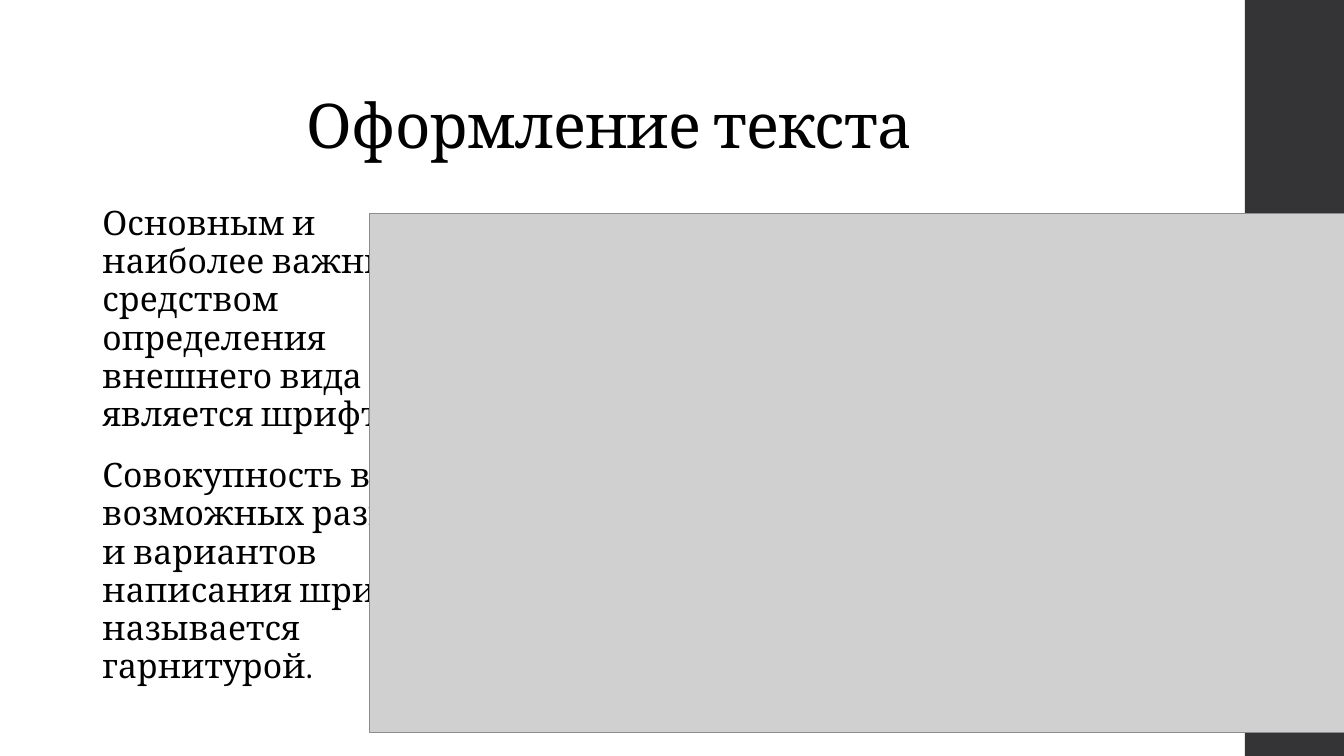
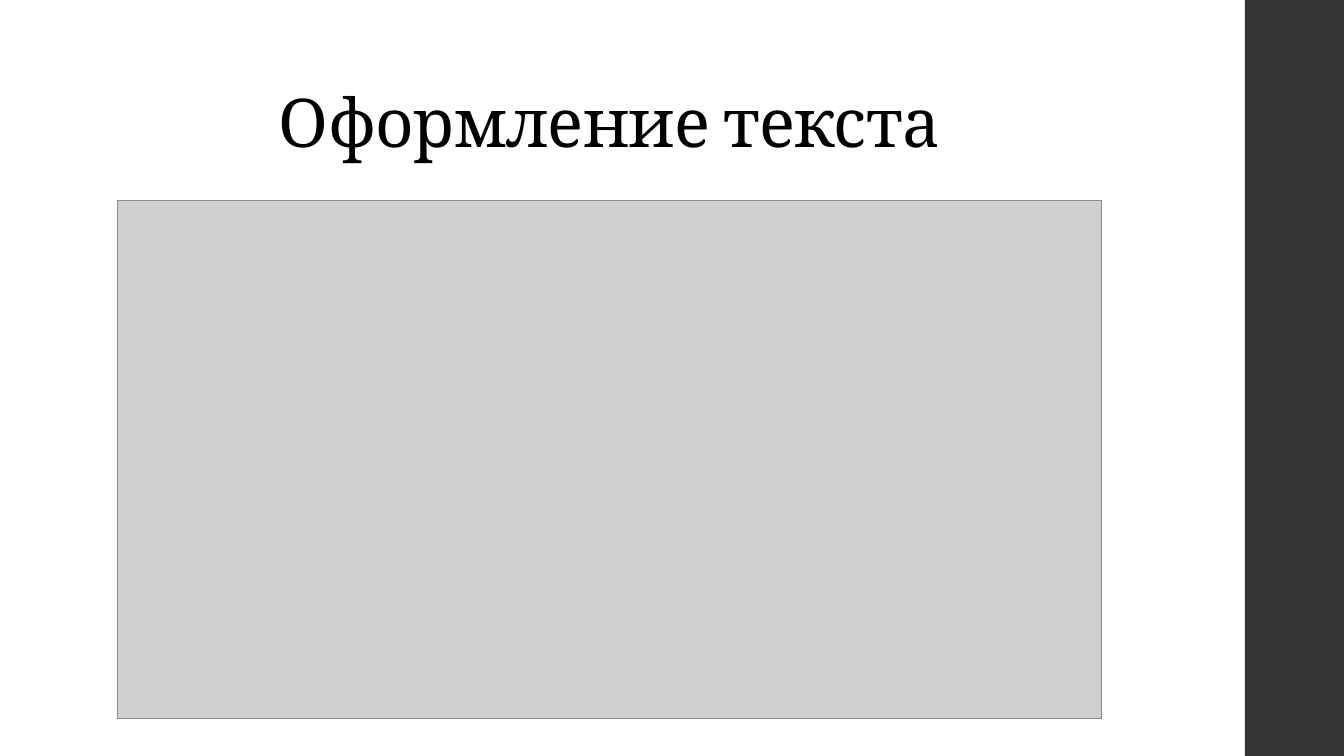
Before and after one commit to svetlanailicheva/homeworks, a slide deck: slide 4 of курсовая.pptx. Drawn at 1344x756 pixels with LibreOffice and Linux fonts; fonts in the diff are those of the drawing; grey boxes stand for pictures. Boxes give left, top, right and bottom in pixels: in the first picture for what was removed or moved away, otherwise in the second. Text is boxed around its words. In the diff, an @@ line names an element or a change of style, - is before the commit and + after.

```diff
--- a/курсовая.pptx
+++ b/курсовая.pptx
@@ title "Оформление текста" at (279,96,940,164): size 44 to 48 pt @@
@@ picture: place and size @@
-picture at (370,214,1344,732)
+picture at (117,201,1102,719)
@@ text removed at (102,210,473,686) @@
-Основным и наиболее важным средством определения внешнего вида текста является шрифт.
-Совокупность всех возможных размеров и вариантов написания шрифта называется гарнитурой.
```
Also in this commit, not shown: 8 other slides changed, 1 other file.
